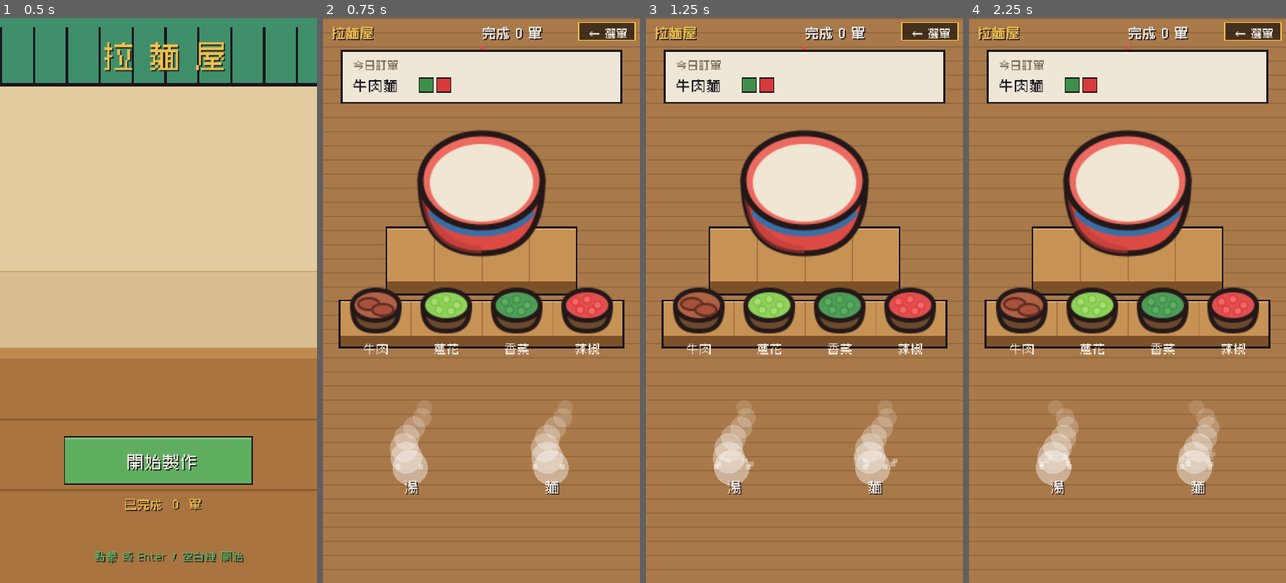
Above: before the commit, frames 1-4 (left to right).
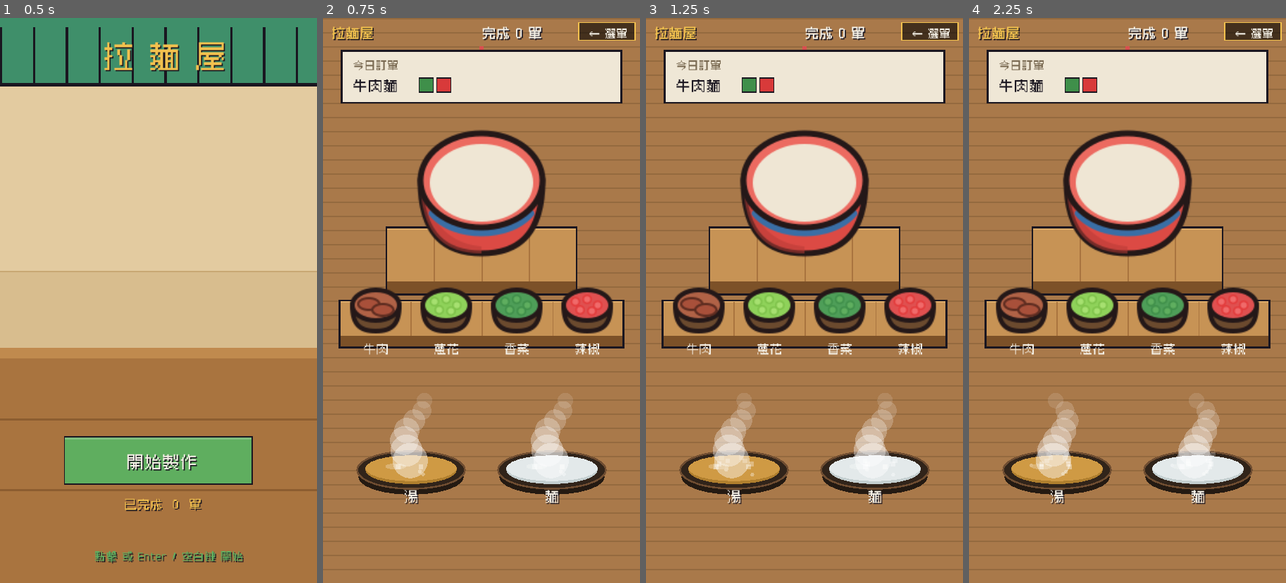
Above: after the commit, the same moments.

Repository: meloalright/ramen-ya
Game: Godot game, scene res://scenes/Menu.tscn
Two runs of this game, one before a commit and one after it. Both use one fixed random seed, a clock stepped at 60 frames per second and the inputs below.
Inputs (mouse positions are in pixels of both pictures, inside the frame that each line leads up to):
- Up to frame 1 (0.5 s): no input
- Up to frame 2 (0.75 s): tap Enter at 0.5 s; move the mouse to (551, 272) at 0.52 s; hold D from 0.53 s (still down); tap M at 0.6 s; click (551, 272) at 0.67 s
- Up to frame 3 (1.25 s): keep holding D; tap Space at 0.77 s
- Up to frame 4 (2.25 s): release D at 1.25 s; drag from (1064, 328) to (1111, 413) at 1.27 s; move the mouse to (1159, 176) at 2.02 s; hold D from 2.03 s (still down); tap Enter at 2.1 s

Frame 1 is identical in both runs. In frame 2, 5.1% of the frame differs, in the area x 10-90%, y 67-87%; in frame 3, 5.0%; in frame 4, 5.1%.

Commit message:
feat(cook): ground the steam with broth/water pot mouths set into the counter
Instead of steam rising from nowhere, draw a recessed pot mouth at each station
— golden broth (湯) with simmering bubbles, pale boiling water (麵) with the
noodle nest while cooking — with the steam rising from the surface and the pot
body implied off-frame below. Labels tucked under the mouths.

Co-Authored-By: Claude Opus 4.8 (1M context) <noreply@anthropic.com>

Diff:
--- a/scripts/Main.gd
+++ b/scripts/Main.gd
@@ -850,6 +850,35 @@
 	return nx * nx + ny * ny <= 1.0
 
 
+func _fill_ellipse(c: Vector2, rx: float, ry: float, col: Color) -> void:
+	var pts := PackedVector2Array()
+	for i in range(24):
+		var a := TAU * i / 24.0
+		pts.append(c + Vector2(cos(a) * rx, sin(a) * ry))
+	draw_colored_polygon(pts, col)
+
+
+func _draw_pot_mouth(c: Vector2, item: String) -> void:
+	# a broth/water surface sunk into the counter; the pot body is off-frame below
+	var broth: Color = C_SOUP if item == "soup" else Color("e3e9ea")
+	var broth_d: Color = Color("b07f2e") if item == "soup" else Color("c4cfd0")
+	# a little of the near wall under the front rim (hint of depth)
+	_fill_ellipse(Vector2(c.x, c.y + 6), 45, 15, Color("241a12"))
+	# recessed rim
+	_fill_ellipse(c, 46, 16, Color("31241a"))
+	_draw_ellipse_ring(c, 46, 16, Color("6f4d31"))
+	# broth surface (front half darker)
+	_fill_ellipse(c, 39, 12, broth_d)
+	_fill_ellipse(Vector2(c.x, c.y - 1.5), 39, 11, broth)
+	# soft sheen + a couple of simmering bubbles
+	_fill_ellipse(Vector2(c.x - 13, c.y - 3), 9, 2.6, broth.lightened(0.25))
+	var t := Time.get_ticks_msec() / 1000.0
+	for i in range(3):
+		var bx := c.x + sin(t * 1.3 + i * 2.1) * (10.0 + i * 6.0)
+		var by := c.y + cos(t * 1.1 + i * 1.7) * 4.0
+		draw_circle(Vector2(bx, by), 1.6, broth.lightened(0.35))
+
+
 func _draw_ellipse_ring(c: Vector2, rx: float, ry: float, col: Color) -> void:
 	var pts := PackedVector2Array()
 	var n := 28
@@ -935,16 +964,19 @@
 func _draw_station(s: Dictionary) -> void:
 	var c: Vector2 = s.center
 	var rr: int = s.r
-	# 湯 / 麵: the pots are below the frame — only a rising patch of steam shows
+	# 湯 / 麵: a pot mouth set into the counter (body off-frame below) + rising steam
 	if s.item == "soup" or s.item == "noodles":
 		var hot: bool = (s.item == "soup" and held == "soup") \
 			or (s.item == "noodles" and (held == "noodles" or noodle_state == "cooking"))
-		_draw_steam_patch(c, hot)
+		_draw_pot_mouth(c, s.item)
 		if s.item == "noodles" and noodle_state == "cooking":
-			_draw_boil_gauge(Vector2(c.x - 18, c.y + 28))
-		# label tucked under the steam
-		_text(s.name, Vector2(c.x + 1, c.y + 19), 12, COL_INK, HORIZONTAL_ALIGNMENT_CENTER)
-		_text(s.name, Vector2(c.x, c.y + 18), 12, COL_WHITE, HORIZONTAL_ALIGNMENT_CENTER)
+			_draw_noodle_nest(Vector2(c.x, c.y - 1))
+		_draw_steam_patch(Vector2(c.x, c.y - 6), hot)
+		if s.item == "noodles" and noodle_state == "cooking":
+			_draw_boil_gauge(Vector2(c.x - 18, c.y + 26))
+		# label tucked under the pot mouth
+		_text(s.name, Vector2(c.x + 1, c.y + 27), 12, COL_INK, HORIZONTAL_ALIGNMENT_CENTER)
+		_text(s.name, Vector2(c.x, c.y + 26), 12, COL_WHITE, HORIZONTAL_ALIGNMENT_CENTER)
 		return
 	# ingredient boxes on the right
 	var spr := _item_sprite(s.item)
